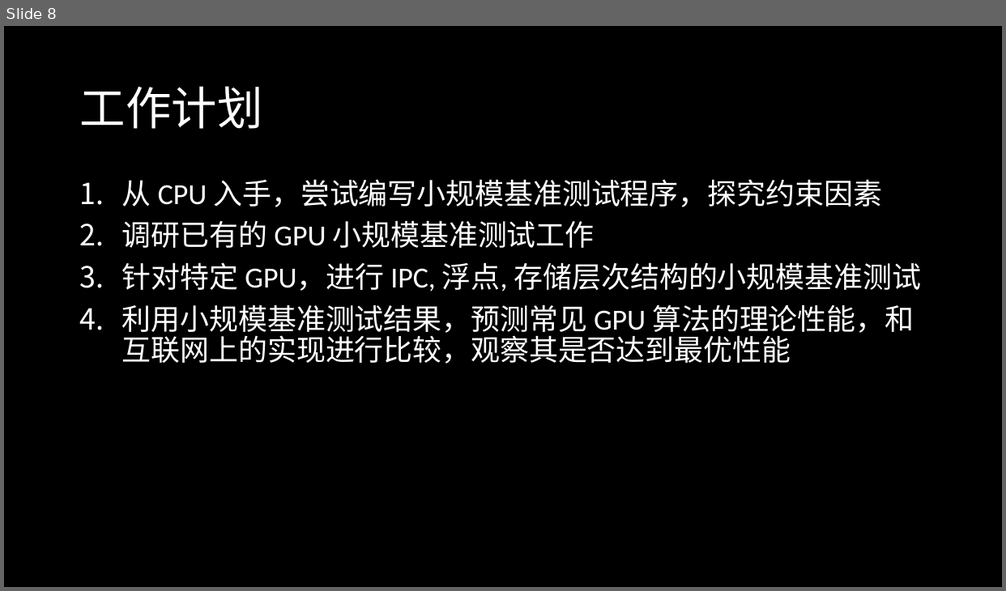
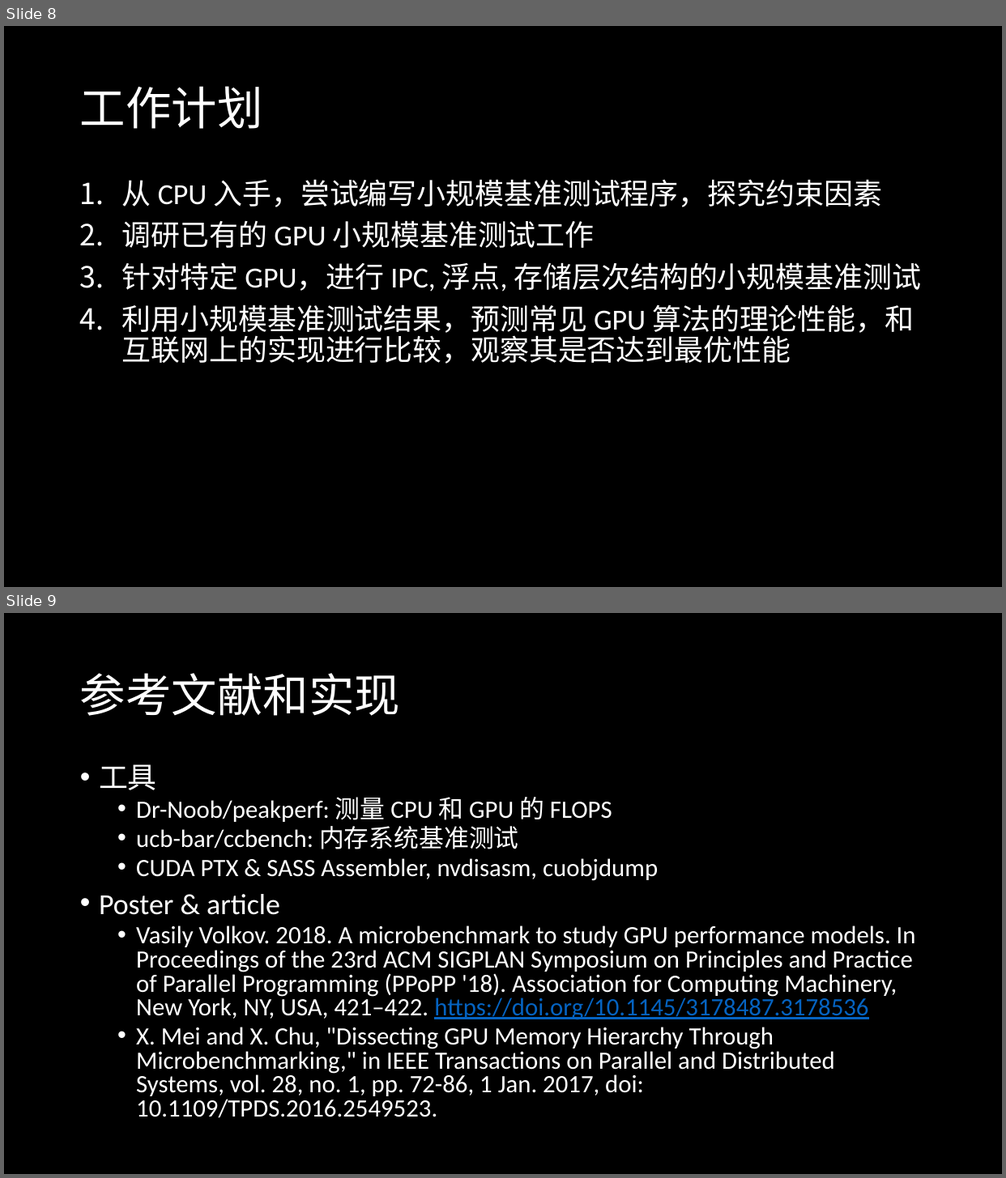
Before and after one commit to libreliu/GPU-Microbenchmark, a slide deck: presentation/mid-term.pptx. Shown one above the other, each under a label of ours: slide 8 before the commit, slides 8 and 9 after it. The pictures are 1006x591 and 1006x1178 pixels, drawn with LibreOffice and Linux fonts; fonts in the diff are those of the drawing. Boxes give left, top, right and bottom in pixels: in the first picture for what was removed or moved away, otherwise in the second. Text is boxed around its words. In the diff, an @@ line names an element or a change of style, - is before the commit and + after.

Commit message:
mid-term ppt

```diff
--- a/presentation/mid-term.pptx
+++ b/presentation/mid-term.pptx
@@ slide 9 added at [4, 613, 1002, 1174], background #000000 @@
@@ title added at [80, 673, 400, 716], 44 pt, text #FFFFFF @@
+参考文献和实现
@@ text added at [99, 764, 916, 1118], 24 pt, text #FFFFFF @@
+• 工具
+  • Dr-Noob/peakperf: 测量 CPU 和 GPU 的 FLOPS
+  • ucb-bar/ccbench: 内存系统基准测试
+  • CUDA PTX & SASS Assembler, nvdisasm, cuobjdump
+• Poster & article
+  • Vasily Volkov. 2018. A microbenchmark to study GPU performance models. In Proceedings of the 23rd ACM SIGPLAN Symposium on Principles and Practice of Parallel Programming (PPoPP '18). Association for Computing Machinery, New York, NY, USA, 421–422. https://doi.org/10.1145/3178487.3178536
+  • X. Mei and X. Chu, "Dissecting GPU Memory Hierarchy Through Microbenchmarking," in IEEE Transactions on Parallel and Distributed Systems, vol. 28, no. 1, pp. 72-86, 1 Jan. 2017, doi: 10.1109/TPDS.2016.2549523.
```
